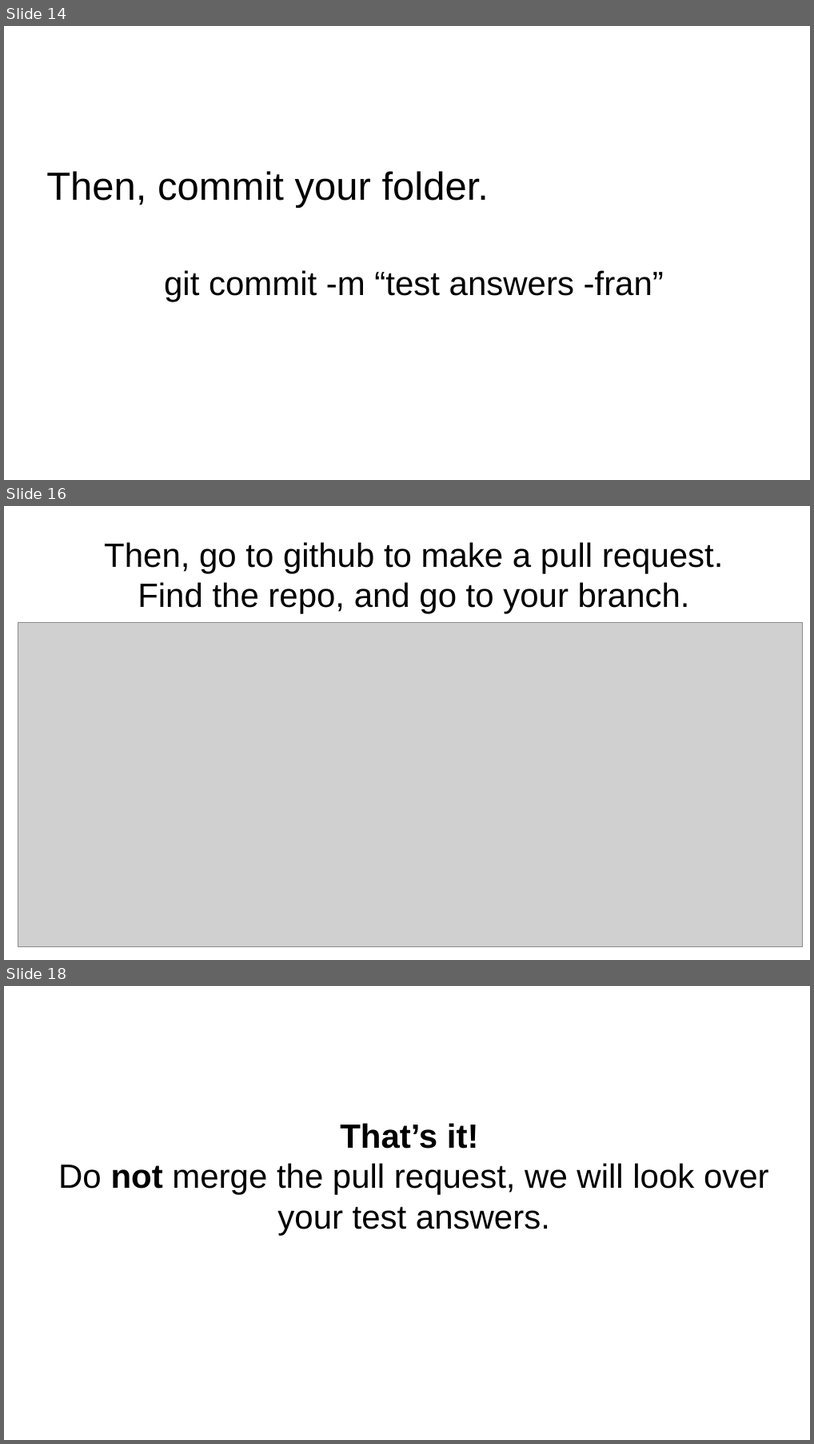
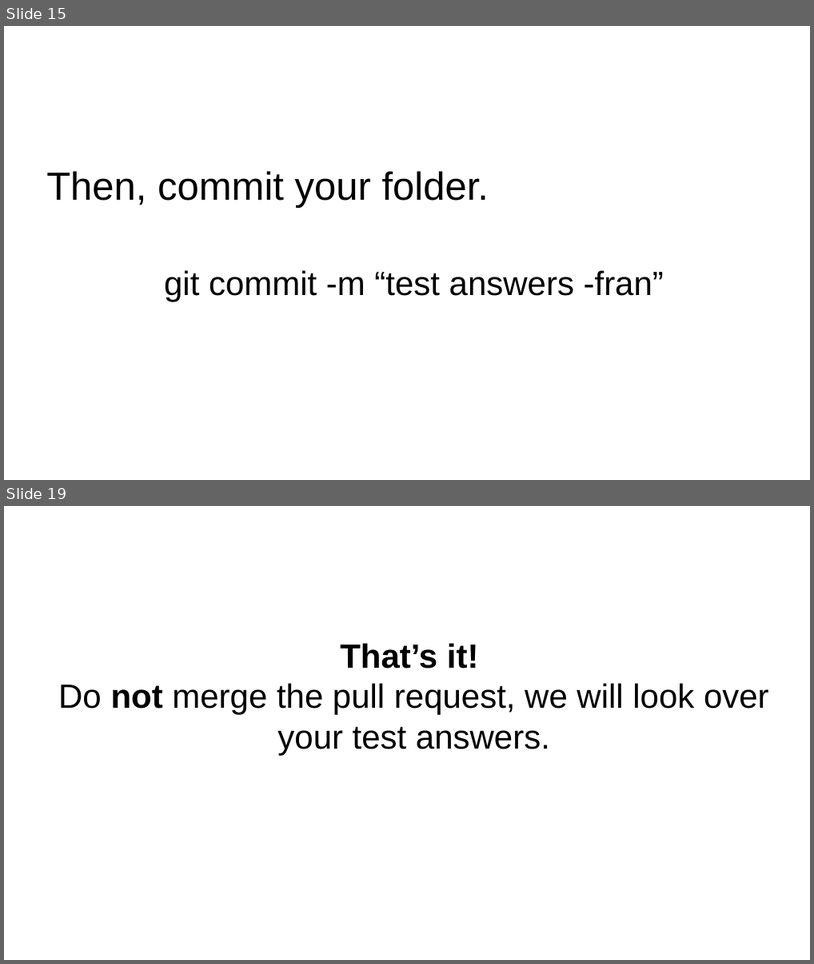
Before and after one commit to codemary/stormstudents, a slide deck: course_material/git.pptx. Shown one above the other, each under a label of ours: slides 14, 16 and 18 before the commit, slides 15 and 19 after it; the slides between them are not shown. The pictures are 814x1444 and 814x964 pixels, drawn with LibreOffice and Linux fonts; fonts in the diff are those of the drawing; grey boxes stand for pictures. Boxes give left, top, right and bottom in pixels: in the first picture for what was removed or moved away, otherwise in the second. Text is boxed around its words. In the diff, an @@ line names an element or a change of style, - is before the commit and + after.

```diff
--- a/course_material/git.pptx
+++ b/course_material/git.pptx
@@ slide 16 removed at <box>4,506,810,960</box>, background #FFFFFF @@
@@ title removed at <box>104,542,724,614</box> @@
-Then, go to github to make a pull request.
-Find the repo, and go to your branch.
@@ picture removed at <box>18,622,802,946</box> @@
@@ what was slide 14 is now slide 15 @@
@@ what was slide 18 is now slide 19 @@
```
Also in this commit, not shown: 6 slides changed, 6 slides added, 4 other slides removed.
